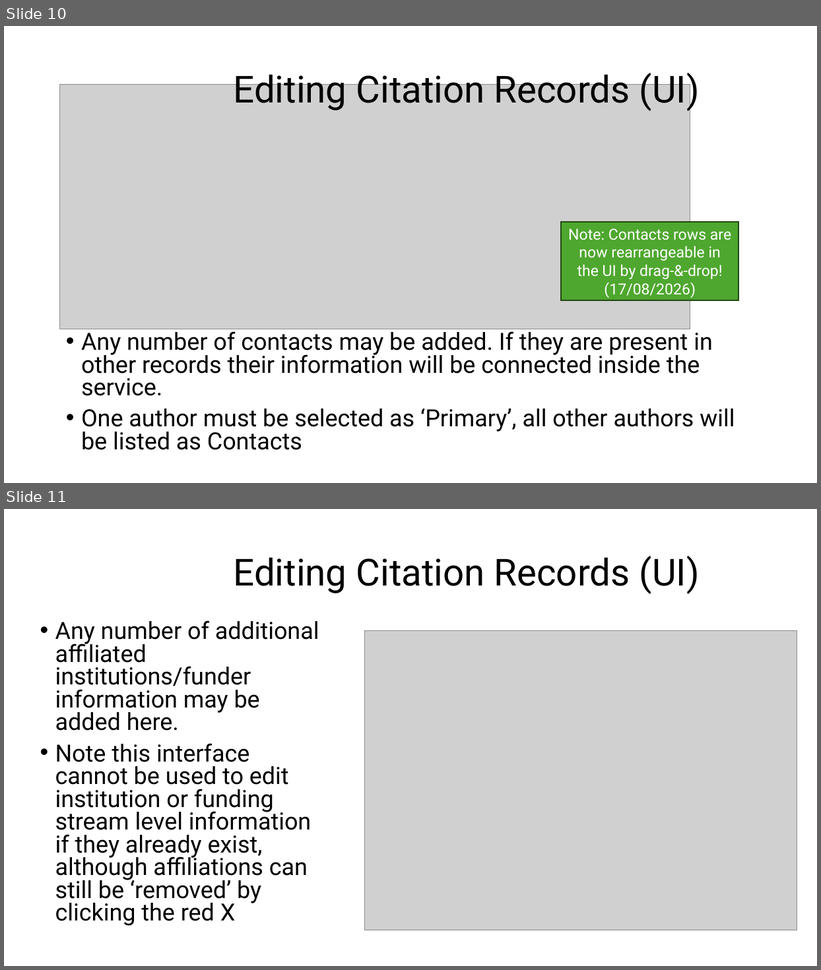
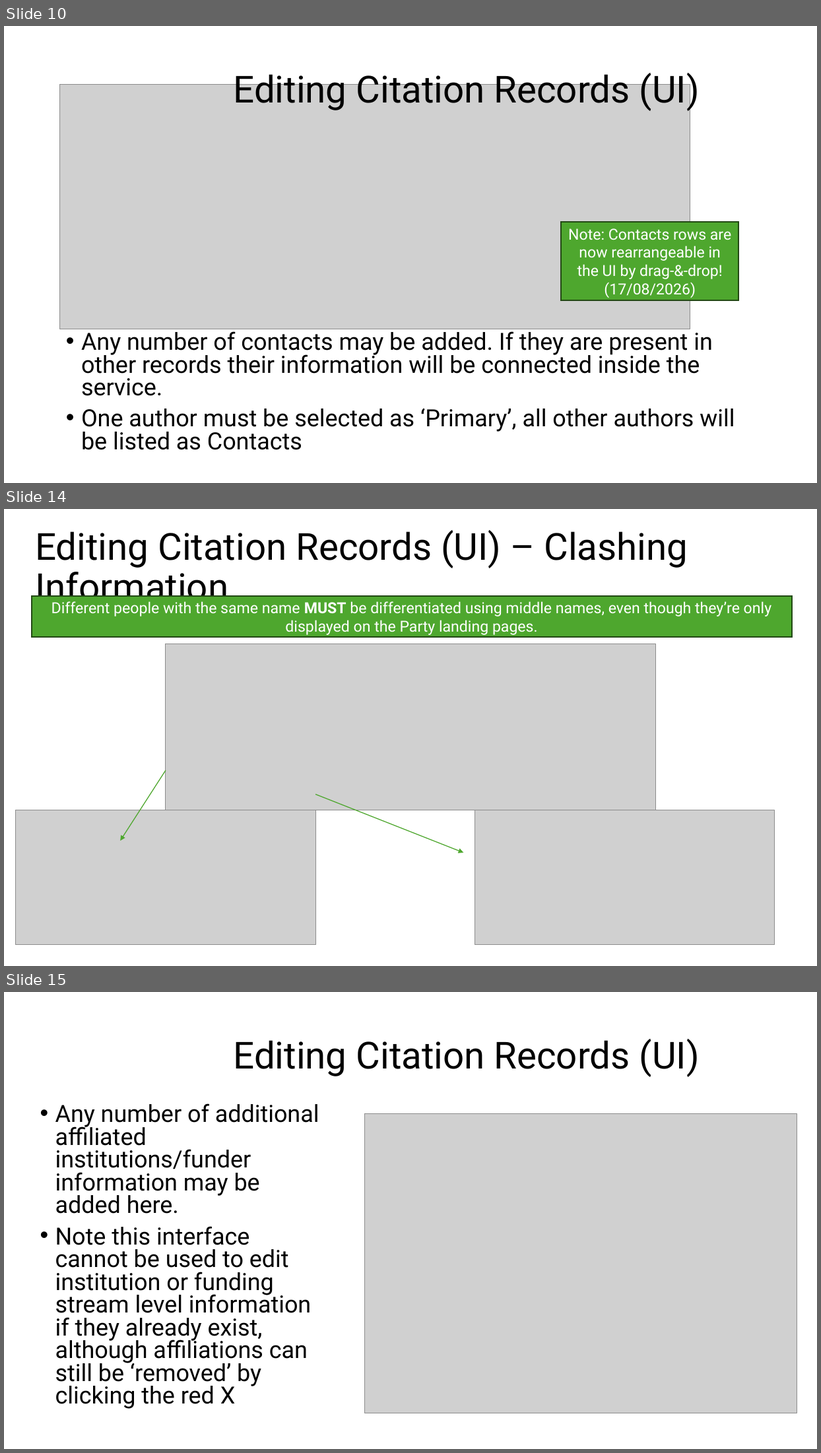
Before and after one commit to cedadev/cmip7-citation-service, a slide deck: docs/CitationReviewerGuide.pptx. Shown one above the other, each under a label of ours: slides 10 and 11 before the commit, slides 10, 14 and 15 after it; the slides between them are not shown. The pictures are 821x970 and 821x1453 pixels, drawn with LibreOffice and Linux fonts; fonts in the diff are those of the drawing; grey boxes stand for pictures. Boxes give left, top, right and bottom in pixels: in the first picture for what was removed or moved away, otherwise in the second. Text is boxed around its words. In the diff, an @@ line names an element or a change of style, - is before the commit and + after.

Commit message:
Updated Reviewer Guide with Clash Resolution instructions

```diff
--- a/docs/CitationReviewerGuide.pptx
+++ b/docs/CitationReviewerGuide.pptx
@@ slide 14 added at <box>4,509,817,966</box>, background #FFFFFF @@
@@ title added at <box>35,530,688,609</box>, 44 pt, text #000000 @@
+Editing Citation Records (UI) – Clashing Information
@@ rectangle added at <box>32,596,792,637</box>, fill #4EA72E, outline #224914 1.5 pt, 18 pt, text #FFFFFF @@
+Different people with the same name MUST be differentiated using middle names, even though they’re only displayed on the Party landing pages.
@@ picture added at <box>166,644,655,811</box> @@
@@ arrow added from (166, 770) to (121, 841), #4EA72E 1 pt @@
@@ arrow added from (316, 795) to (464, 853), #4EA72E 1 pt @@
@@ picture added at <box>16,811,316,945</box> @@
@@ picture added at <box>475,811,775,945</box> @@
@@ what was slide 11 is now slide 15 @@
```
Also in this commit, not shown: 2 slides changed, 3 other slides added, 1 other file.
